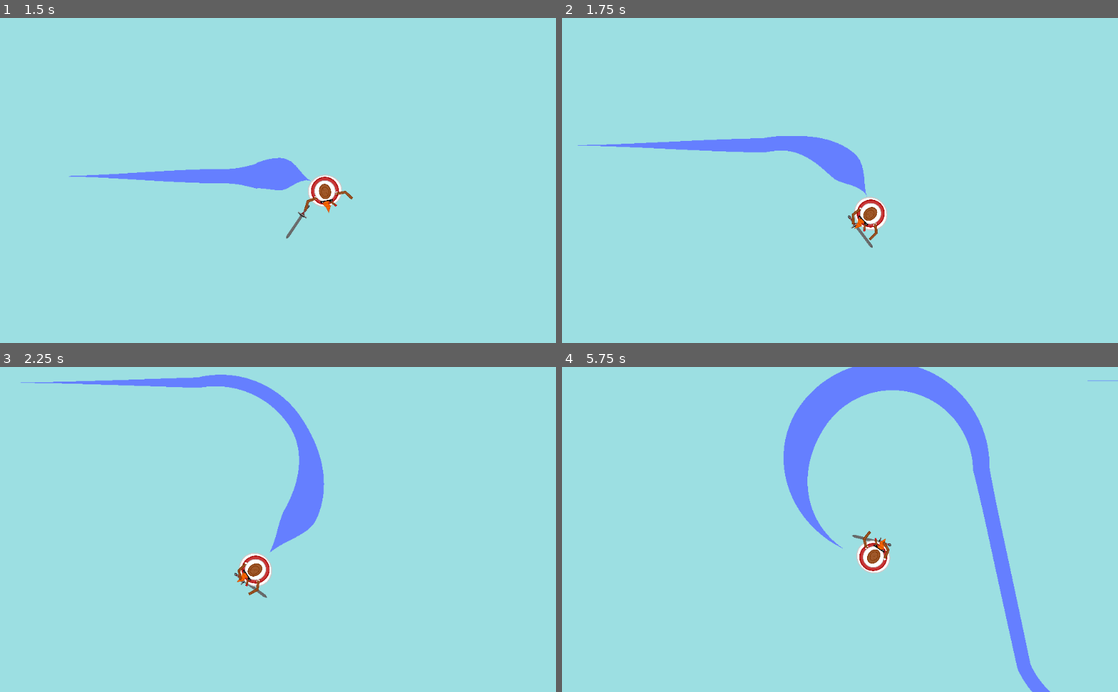
Above: before the commit, frames 1-4 (two rows, left to right).
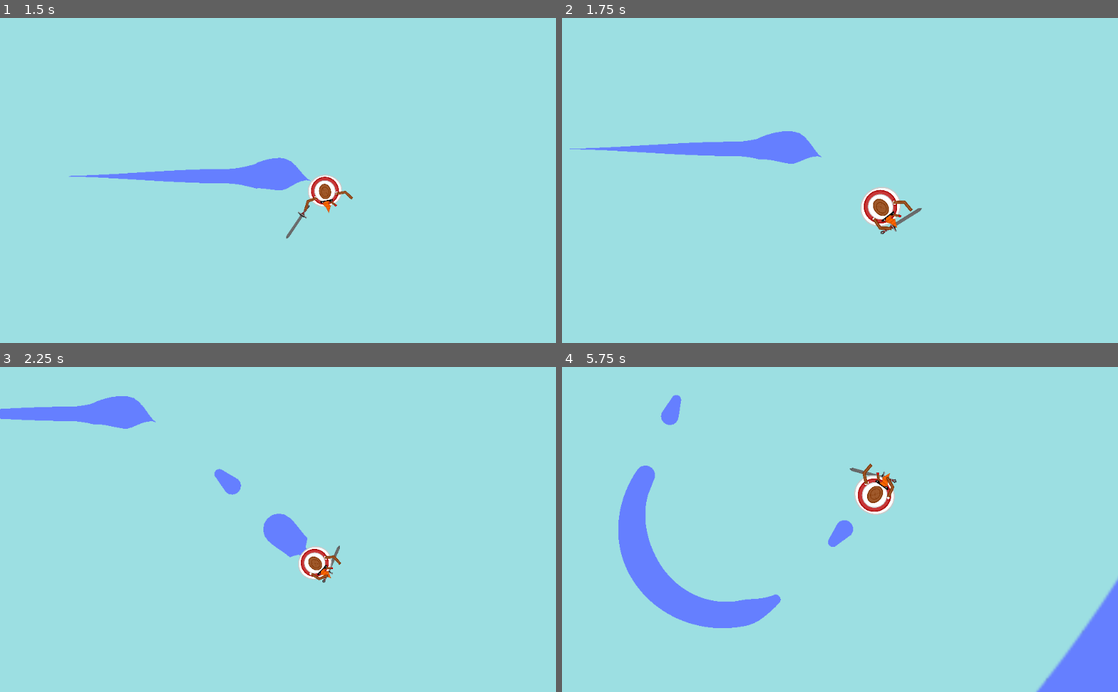
Above: after the commit, the same moments.

Repository: samithShetty/Fall-22-49er-Game-Jam
Game: Godot game, scene res://title.tscn
Same seed, same stepped clock (60 frames per second), same inputs: the game is played once before the commit and once after it.
Inputs:
- Up to frame 1 (1.5 s): click "PLAY" at 0.5 s; hold D (right) from 1.28 s (still down); hold J (swing) from 1.28 s (still down)
- Up to frame 2 (1.75 s): keep holding D (right); keep holding J (swing); tap Space (jump, bound only after the commit) at 1.52, 1.55 s
- Up to frame 3 (2.25 s): tap Space (jump, bound only after the commit) at 1.82, 2.1 s; release D (right) at 2.03 s; release J (swing) at 2.03 s; hold S (down) from 2.03 s (still down)
- Up to frame 4 (5.75 s): tap Space (jump, bound only after the commit) at 2.27, 2.57, 3.05, 3.77, 4.07, 5.27, 5.57 s; tap J (swing) at 2.3, 3.6, 5.1 s; release S (down) at 2.78 s; hold D (right) 2.78-3.53 s; hold J (swing) 2.78-3.53 s; hold W (up) 3.53-4.28 s; hold Space (jump, bound only after the commit) 4.28-5.03 s; hold A (left) from 4.28 s (still down)

Frame 1 is identical in both runs. In frame 2, 3.0% of the frame differs, in the area x 1-65%, y 34-71%; in frame 3, 6.1%; in frame 4, 15%, in the area x 10-100%, y 0-100%.

Commit message:
Fixed jump

Diff:
--- a/TestScene.tscn
+++ b/TestScene.tscn
@@ -190,42 +190,6 @@
 collision_mask = 3
 script = ExtResource( 1 )
 
-[node name="WaterCollider" type="Area2D" parent="Snowman"]
-collision_layer = 10
-collision_mask = 2
-
-[node name="CollisionShape2D" type="CollisionShape2D" parent="Snowman/WaterCollider"]
-position = Vector2( 30, 0 )
-shape = SubResource( 1 )
-
-[node name="Camera2D" type="Camera2D" parent="Snowman"]
-current = true
-smoothing_enabled = true
-
-[node name="SwordArea" type="Area2D" parent="Snowman"]
-position = Vector2( 49, 0 )
-collision_layer = 4
-collision_mask = 4
-
-[node name="CollisionShape2D" type="CollisionShape2D" parent="Snowman/SwordArea"]
-shape = SubResource( 2 )
-disabled = true
-
-[node name="AnimationPlayer" type="AnimationPlayer" parent="Snowman"]
-anims/RESET = SubResource( 4 )
-anims/swing = SubResource( 5 )
-
-[node name="SnowmanCollider" type="CollisionShape2D" parent="Snowman"]
-shape = SubResource( 7 )
-
-[node name="AudioStreamPlayer2D" type="AudioStreamPlayer2D" parent="Snowman"]
-stream = ExtResource( 5 )
-volume_db = -13.109
-autoplay = true
-
-[node name="taco" type="AudioStreamPlayer2D" parent="Snowman"]
-stream = ExtResource( 9 )
-
 [node name="Sprites" type="Node2D" parent="Snowman"]
 
 [node name="Snowman" type="Sprite" parent="Snowman/Sprites"]
@@ -256,6 +220,42 @@
 z_index = -1
 texture = ExtResource( 6 )
 
+[node name="WaterCollider" type="Area2D" parent="Snowman"]
+collision_layer = 10
+collision_mask = 2
+
+[node name="CollisionShape2D" type="CollisionShape2D" parent="Snowman/WaterCollider"]
+position = Vector2( 30, 0 )
+shape = SubResource( 1 )
+
+[node name="Camera2D" type="Camera2D" parent="Snowman"]
+current = true
+smoothing_enabled = true
+
+[node name="SwordArea" type="Area2D" parent="Snowman"]
+position = Vector2( 49, 0 )
+collision_layer = 4
+collision_mask = 4
+
+[node name="CollisionShape2D" type="CollisionShape2D" parent="Snowman/SwordArea"]
+shape = SubResource( 2 )
+disabled = true
+
+[node name="AnimationPlayer" type="AnimationPlayer" parent="Snowman"]
+anims/RESET = SubResource( 4 )
+anims/swing = SubResource( 5 )
+
+[node name="SnowmanCollider" type="CollisionShape2D" parent="Snowman"]
+shape = SubResource( 7 )
+
+[node name="AudioStreamPlayer2D" type="AudioStreamPlayer2D" parent="Snowman"]
+stream = ExtResource( 5 )
+volume_db = -13.109
+autoplay = true
+
+[node name="taco" type="AudioStreamPlayer2D" parent="Snowman"]
+stream = ExtResource( 9 )
+
 [node name="island" type="Area2D" parent="."]
 modulate = Color( 0.615686, 0.878431, 0.886275, 1 )
 z_index = -1000
--- a/project.godot
+++ b/project.godot
@@ -17,6 +17,11 @@
 [autoload]
 
 Score="*res://score.gd"
+
+[debug]
+
+shapes/collision/shape_color=Color( 0.870588, 0.0901961, 0.254902, 0.67451 )
+shapes/collision/contact_color=Color( 1, 0.2, 0.101961, 1 )
 
 [input]
 
@@ -45,6 +50,11 @@
 "events": [ Object(InputEventKey,"resource_local_to_scene":false,"resource_name":"","device":0,"alt":false,"shift":false,"control":false,"meta":false,"command":false,"pressed":false,"scancode":0,"physical_scancode":74,"unicode":0,"echo":false,"script":null)
  ]
 }
+jump={
+"deadzone": 0.5,
+"events": [ Object(InputEventKey,"resource_local_to_scene":false,"resource_name":"","device":0,"alt":false,"shift":false,"control":false,"meta":false,"command":false,"pressed":false,"scancode":0,"physical_scancode":32,"unicode":0,"echo":false,"script":null)
+ ]
+}
 
 [physics]
 
